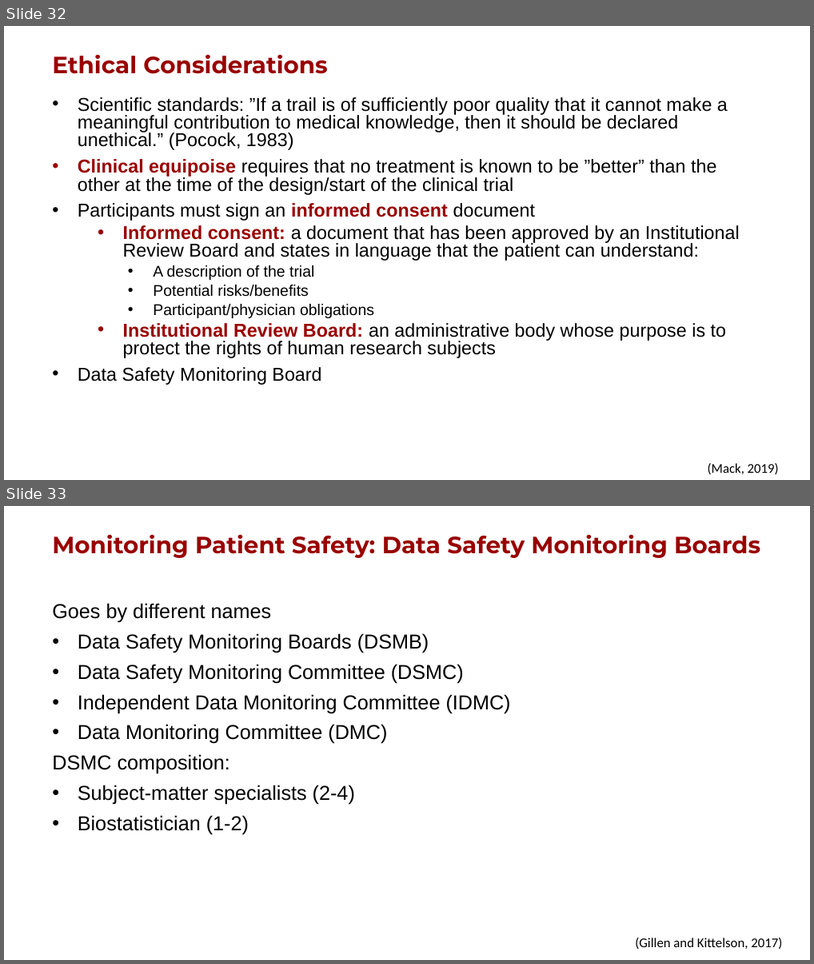
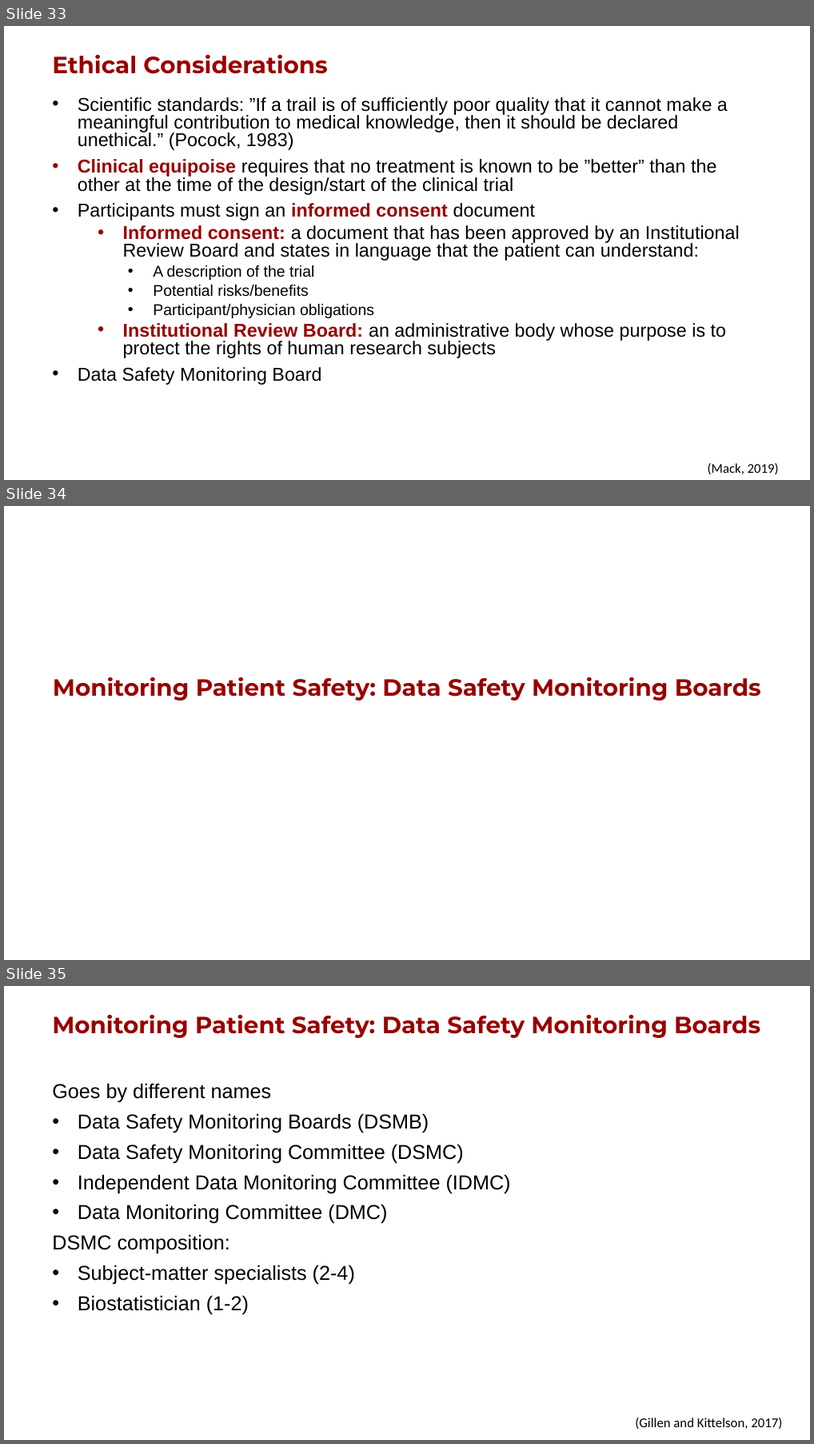
Before and after one commit to USCbiostats/LAsBEST, a slide deck: google-drive/week05/2Tues/LA'sBest-ClinicalTrials.pptx. Shown one above the other, each under a label of ours: slides 32 and 33 before the commit, slides 33, 34 and 35 after it. The pictures are 814x964 and 814x1444 pixels, drawn with LibreOffice and Linux fonts; fonts in the diff are those of the drawing; background and template pictures are left out. Boxes give left, top, right and bottom in pixels: in the first picture for what was removed or moved away, otherwise in the second. Text is boxed around its words. In the diff, an @@ line names an element or a change of style, - is before the commit and + after.

```diff
--- a/google-drive/week05/2Tues/LA'sBest-ClinicalTrials.pptx
+++ b/google-drive/week05/2Tues/LA'sBest-ClinicalTrials.pptx
@@ slide 34 added at [4, 506, 810, 960], background #FFFFFF @@
@@ text added at [53, 677, 762, 700], 21 pt, text #990000, bold @@
+Monitoring Patient Safety: Data Safety Monitoring Boards
@@ what was slide 32 is now slide 33 @@
@@ what was slide 33 is now slide 35 @@
```
Also in this commit, not shown: 1 slide changed, 2 other slides added, 1 slide removed, 2 other files.
